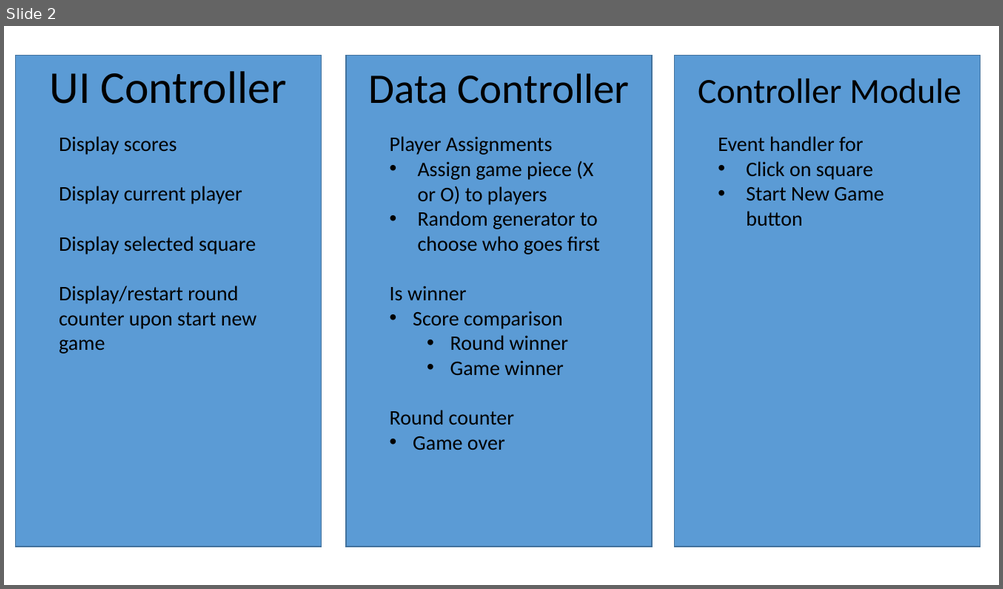
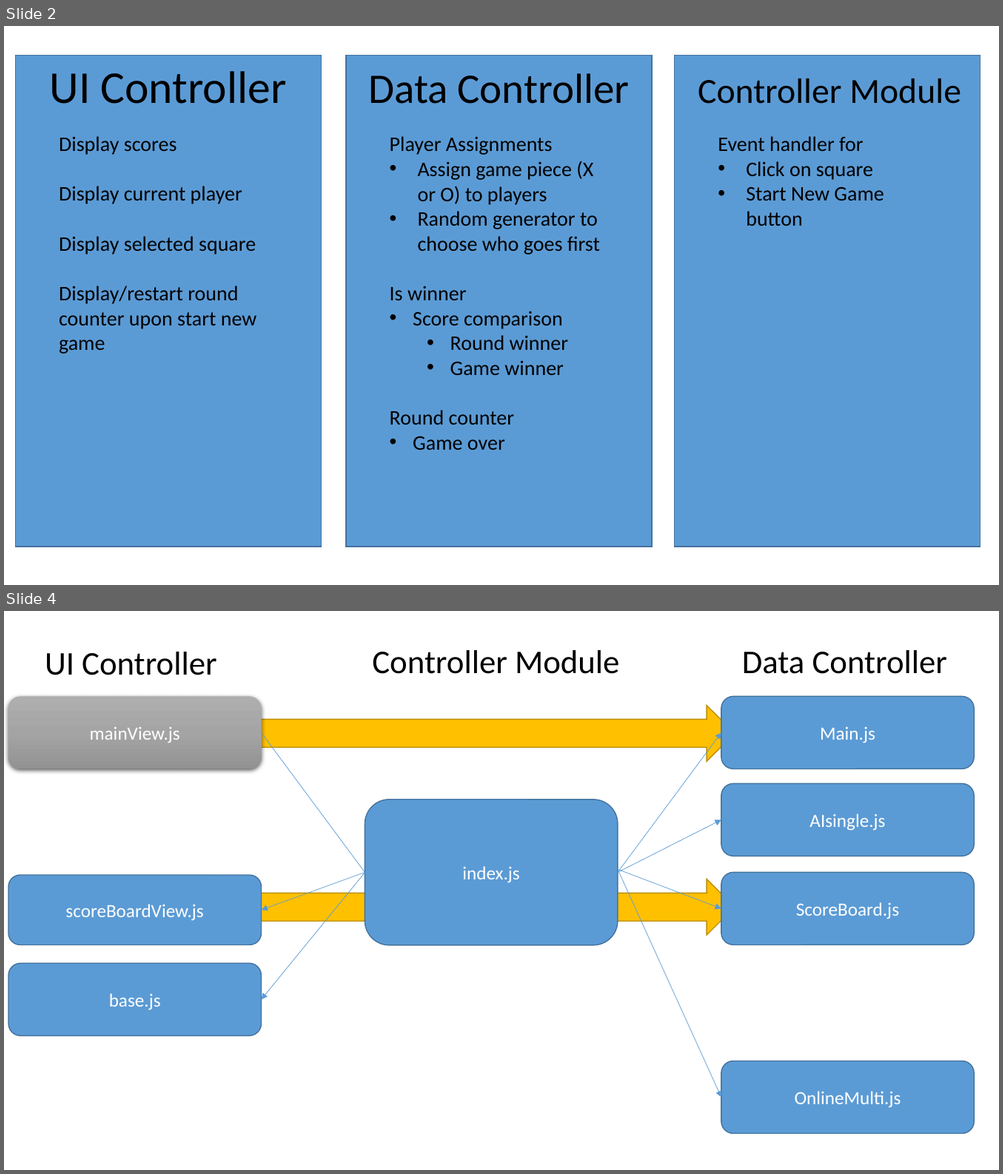
Before and after one commit to HopeEternal/TicTacToe, a slide deck: assets/mvc.pptx. Shown one above the other, each under a label of ours: slide 2 before the commit, slides 2 and 4 after it; the slides between them are not shown. The pictures are 1003x589 and 1003x1174 pixels, drawn with LibreOffice and Linux fonts; fonts in the diff are those of the drawing. Boxes give left, top, right and bottom in pixels: in the first picture for what was removed or moved away, otherwise in the second. Text is boxed around its words. In the diff, an @@ line names an element or a change of style, - is before the commit and + after.

```diff
--- a/assets/mvc.pptx
+++ b/assets/mvc.pptx
@@ slide 4 added at (4, 611, 999, 1170), background #FFFFFF @@
@@ text added at (45, 652, 217, 675), 32 pt, text #000000 @@
+UI Controller
@@ text added at (372, 650, 619, 674), 32 pt, text #000000 @@
+Controller Module
@@ text added at (742, 650, 948, 674), 32 pt, text #000000 @@
+Data Controller
@@ rounded rectangle added at (8, 696, 262, 769), fill gradient #AFAFAF to #A5A5A5 to #939393, 18 pt, text #FFFFFF @@
+mainView.js
@@ rounded rectangle added at (721, 696, 974, 769), fill #5B9BD5, outline #43739E 1 pt, 18 pt, text #FFFFFF @@
+Main.js
@@ right arrow added at (233, 706, 734, 762), fill #FFC000, outline #BD8E00 1 pt @@
@@ line added from (365, 873) to (262, 732), #5B9BD5 0.5 pt @@
@@ arrow added from (617, 873) to (721, 732), #5B9BD5 0.5 pt @@
@@ rounded rectangle added at (721, 783, 974, 856), fill #5B9BD5, outline #43739E 1 pt, 18 pt, text #FFFFFF @@
+AIsingle.js
@@ rounded rectangle added at (365, 800, 618, 946), fill #5B9BD5, outline #43739E 1 pt, 18 pt, text #FFFFFF @@
+index.js
@@ arrow added from (617, 873) to (721, 820), #5B9BD5 0.5 pt @@
@@ rounded rectangle added at (8, 875, 262, 945), fill #5B9BD5, outline #43739E 1 pt, 18 pt, text #FFFFFF @@
+scoreBoardView.js
@@ arrow added from (365, 873) to (262, 910), #5B9BD5 0.5 pt @@
@@ arrow added from (365, 873) to (262, 999), #5B9BD5 0.5 pt @@
@@ arrow added from (617, 870) to (721, 908), #5B9BD5 0.5 pt @@
@@ arrow added from (617, 870) to (721, 1097), #5B9BD5 0.5 pt @@
@@ rounded rectangle added at (721, 873, 974, 945), fill #5B9BD5, outline #43739E 1 pt, 18 pt, text #FFFFFF @@
+ScoreBoard.js
@@ right arrow added at (233, 880, 734, 936), fill #FFC000, outline #BD8E00 1 pt @@
@@ rounded rectangle added at (8, 964, 262, 1037), fill #5B9BD5, outline #43739E 1 pt, 18 pt, text #FFFFFF @@
+base.js
@@ rounded rectangle added at (721, 1062, 974, 1134), fill #5B9BD5, outline #43739E 1 pt, 18 pt, text #FFFFFF @@
+OnlineMulti.js
```
Also in this commit, not shown: 6 other files.
